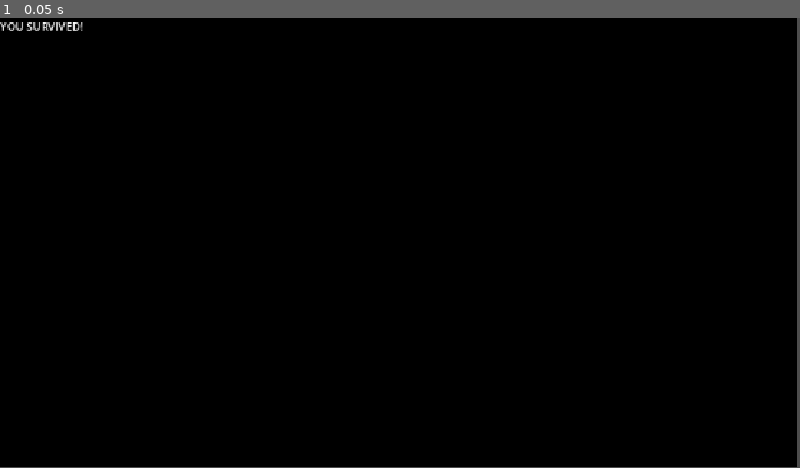
Above: before the commit, frame 1.
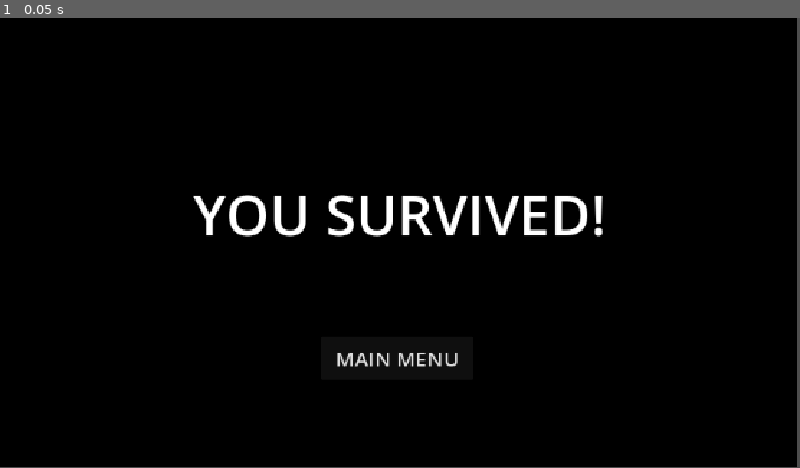
Above: after the commit, the same moment.

Repository: christiannoll/Basic3DGame
Game: Godot game, scene res://Scenes/victory.tscn
Two runs of this game, one before a commit and one after it. Both use one fixed random seed, a clock stepped at 60 frames per second and the inputs below. This scene is started directly instead of the project's main scene.
Inputs:
- Up to frame 1 (0.05 s): no input

The runs differ from the first frame. In frame 1, 2.4% of the frame differs, in the area x 0-76%, y 0-78%.

Commit message:
Added a button to victory scene

Diff:
--- a/Scenes/victory.tscn
+++ b/Scenes/victory.tscn
@@ -16,6 +16,18 @@
 
 [node name="RichTextLabel" type="RichTextLabel" parent="." unique_id=1922438615]
 layout_mode = 0
-offset_right = 784.0
-offset_bottom = 265.0
+offset_left = 278.0
+offset_top = 227.0
+offset_right = 1062.0
+offset_bottom = 492.0
+theme_override_font_sizes/normal_font_size = 80
 text = "YOU SURVIVED!"
+
+[node name="Button" type="Button" parent="." unique_id=1778510411]
+layout_mode = 0
+offset_left = 462.0
+offset_top = 459.0
+offset_right = 682.0
+offset_bottom = 521.0
+theme_override_font_sizes/font_size = 30
+text = "MAIN MENU"
